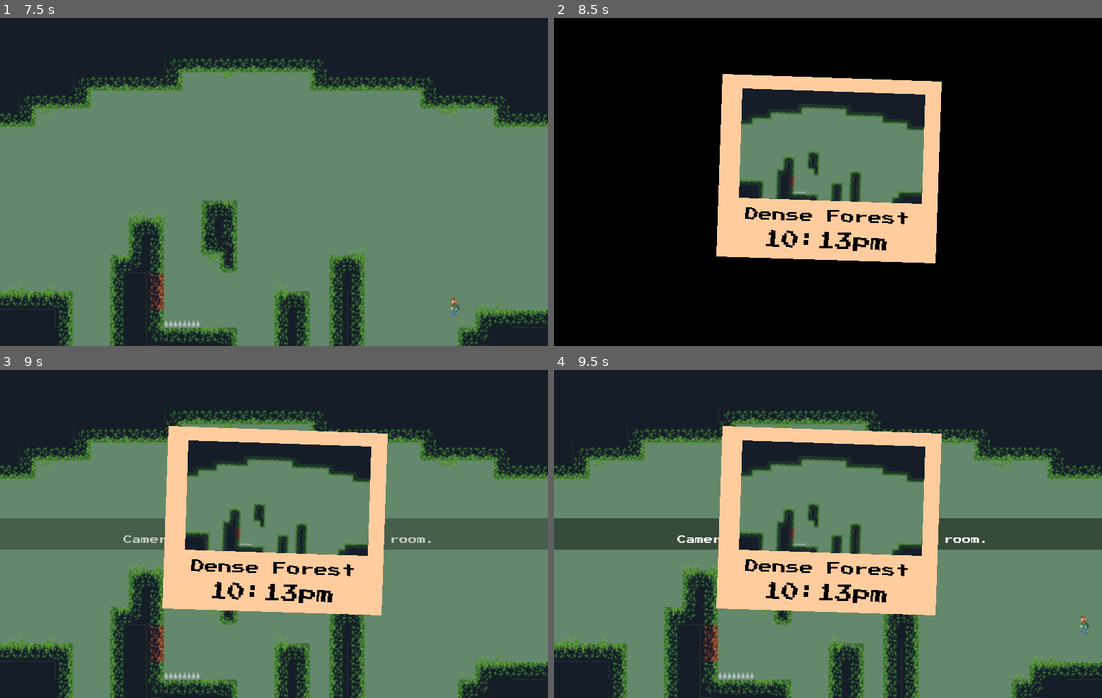
Above: before the commit, frames 1-4 (two rows, left to right).
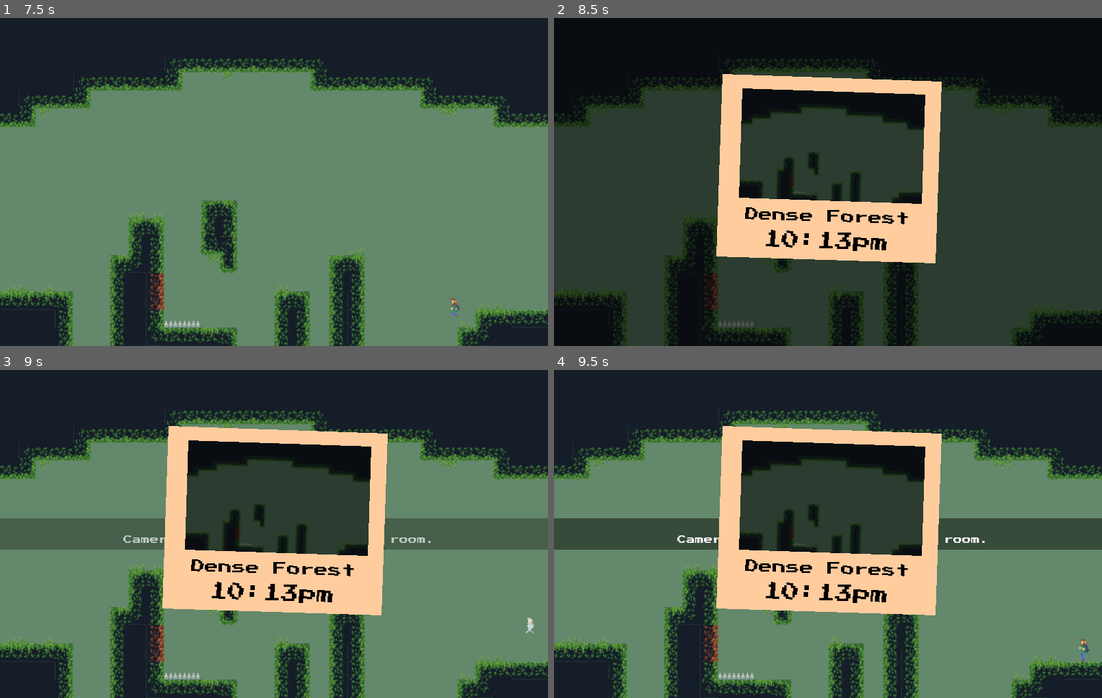
Above: after the commit, the same moments.

Repository: UHSGDC/Photographers-Hike
Game: Godot game, scene res://Game.tscn
Two runs of this game, one before a commit and one after it. Both use one fixed random seed, a clock stepped at 60 frames per second and the inputs below. The engine's default icon, where the game draws it, is replaced by a stand-in: a white triangle on a blue panel in a dark square.
Inputs (mouse positions are in pixels of both pictures, inside the frame that each line leads up to):
- Up to frame 1 (7.5 s): click "Play" at 0.5 s; tap Enter at 1.25, 7.25 s; move the mouse to (394, 165) at 1.27 s; hold Ctrl (interact) 1.28-2.03 s; hold Right (menu_right) 1.28-2.78 s; click (394, 165) at 1.42 s; tap Space (jump) at 1.52, 2.27, 3.77, 4.52, 5.27, 6.5 s; move the mouse to (164, 198) at 2.02 s; click (164, 198) at 2.1 s; move the mouse to (328, 109) at 2.77 s; hold A (left) 2.78-3.53 s; tap C (take_picture) at 2.85, 5.1 s; move the mouse to (246, 247) at 3.52 s; hold Right (menu_right) 3.53-5.03 s; tap Ctrl (interact) at 3.6 s; click (246, 247) at 3.67 s; move the mouse to (438, 231) at 4.27 s; press the mouse at (438, 231) at 4.28 s; tap Tab (pause) at 4.9 s; move the mouse to (109, 132) at 5.02 s; release the mouse at (109, 132) at 5.03 s; hold A (left) 5.03-5.75 s; click "Resume" at 5.75 s; move the mouse to (301, 182) at 6.52 s; hold Right (menu_right) 6.53-7.28 s; hold Ctrl (interact) 6.53-7.28 s; click (301, 182) at 6.67 s; move the mouse to (191, 100) at 7.27 s; hold A (left) from 7.28 s (still down); click (191, 100) at 7.35 s
- Up to frame 2 (8.5 s): keep holding A (left); tap Space (jump) at 7.52, 8.27 s; move the mouse to (948, 165) at 8.02 s; tap C (take_picture) at 8.1 s
- Up to frame 3 (9 s): move the mouse to (164, 550) at 8.77 s; release A (left) at 8.78 s; hold Right (menu_right) from 8.78 s (still down); tap Ctrl (interact) at 8.85 s; click (164, 550) at 8.92 s
- Up to frame 4 (9.5 s): keep holding Right (menu_right); tap Space (jump) at 9.02 s

Frame 1 is identical in both runs. In frame 2, 59% of the frame differs, in the area x 0-100%, y 11-100%; in frame 3, 8.4%; in frame 4, 8.5%.

Commit message:
Removed some useless code from player death flash

Diff:
--- a/PhotographersHike/Player/PlatformingPlayer.gd
+++ b/PhotographersHike/Player/PlatformingPlayer.gd
@@ -301,8 +301,6 @@
 	Global.player_camera.screen_shake(0.3)
 	$Sprite/AnimationPlayer.play("Shrink and Flash")
 	yield($Sprite/AnimationPlayer, "animation_finished")
-	hide()
-
 
 
 	$BlackScreen/AnimationPlayer.play("Fade Out")
@@ -326,7 +324,6 @@
 	else:
 		$Sprite.flip_h = true
 
-	show()
 	$Sprite/AnimationPlayer.play_backwards("Shrink and Flash")
 	yield($Sprite/AnimationPlayer, "animation_finished")
 	yield(get_tree().create_timer(0.1), "timeout")
--- a/PhotographersHike/Player/PlatformingPlayer.tscn
+++ b/PhotographersHike/Player/PlatformingPlayer.tscn
@@ -53,7 +53,7 @@
 
 [sub_resource type="Animation" id=16]
 resource_name = "Shrink and Flash"
-length = 0.5
+length = 0.3
 tracks/0/type = "value"
 tracks/0/path = NodePath(".:scale")
 tracks/0/interp = 1
@@ -61,7 +61,7 @@
 tracks/0/imported = false
 tracks/0/enabled = true
 tracks/0/keys = {
-"times": PoolRealArray( 0, 0.5 ),
+"times": PoolRealArray( 0, 0.3 ),
 "transitions": PoolRealArray( 1, 1 ),
 "update": 0,
 "values": [ Vector2( 1, 1 ), Vector2( 0, 0 ) ]
@@ -73,7 +73,7 @@
 tracks/1/imported = false
 tracks/1/enabled = true
 tracks/1/keys = {
-"times": PoolRealArray( 0, 0.2 ),
+"times": PoolRealArray( 0, 0.1 ),
 "transitions": PoolRealArray( 1, 1 ),
 "update": 0,
 "values": [ 0.0, 1.0 ]
Not shown: 1 places in PhotographersHike/Player/PlatformingPlayer.tscn that only renumber resources
